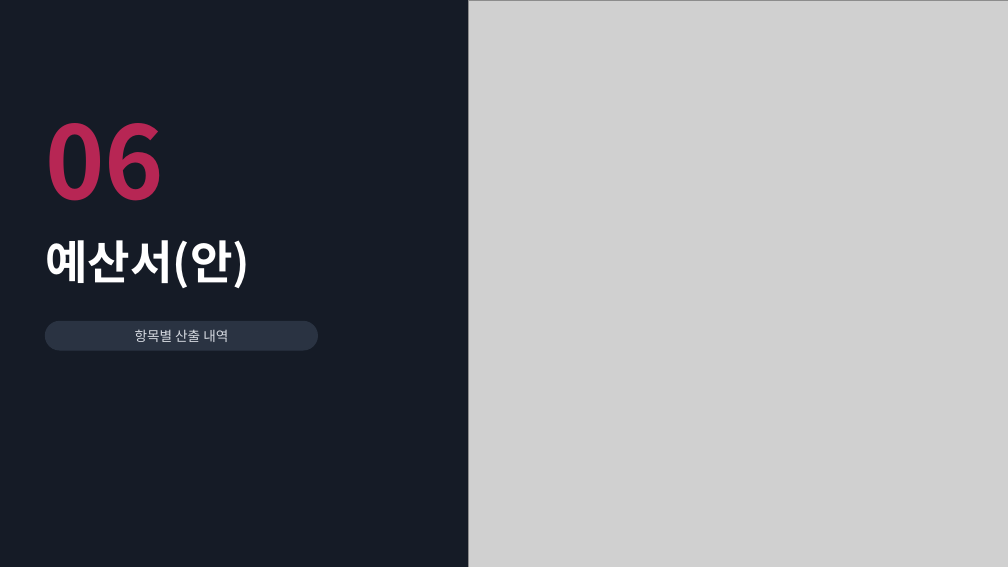
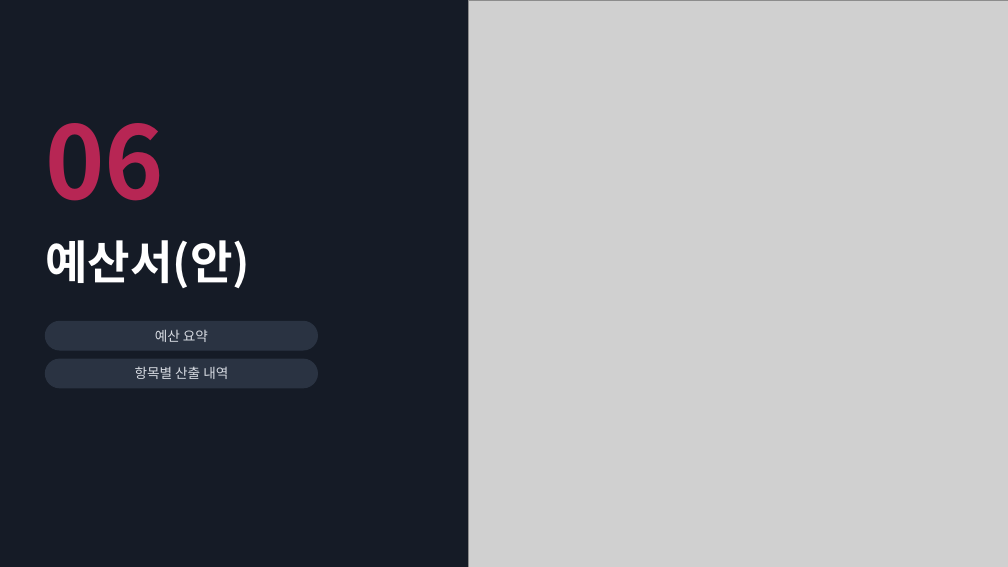
Before and after one commit to job-wave/Codex, a slide deck: slide 22 of output/jobwave-cbnu-proposal/JobWave_winter_program.pptx. Drawn at 1008x567 pixels with LibreOffice and Linux fonts; fonts in the diff are those of the drawing; grey boxes stand for pictures. Boxes give left, top, right and bottom in pixels: in the first picture for what was removed or moved away, otherwise in the second. Text is boxed around its words. In the diff, an @@ line names an element or a change of style, - is before the commit and + after.

```diff
--- a/output/jobwave-cbnu-proposal/JobWave_winter_program.pptx
+++ b/output/jobwave-cbnu-proposal/JobWave_winter_program.pptx
@@ text added at <box>155,329,208,342</box>, 13 pt, text #D7DBE2 @@
+예산 요약
@@ text "항목별 산출 내역": place and size @@
-text "항목별 산출 내역" at <box>135,329,228,342</box>
+text "항목별 산출 내역" at <box>135,366,228,379</box>
@@ rounded rectangle added at <box>45,359,318,388</box>, fill #2A3342, outline #2A3342 1 pt @@
```
Also in this commit, not shown: 3 other slides changed, 1 slide added, 2 other files.
